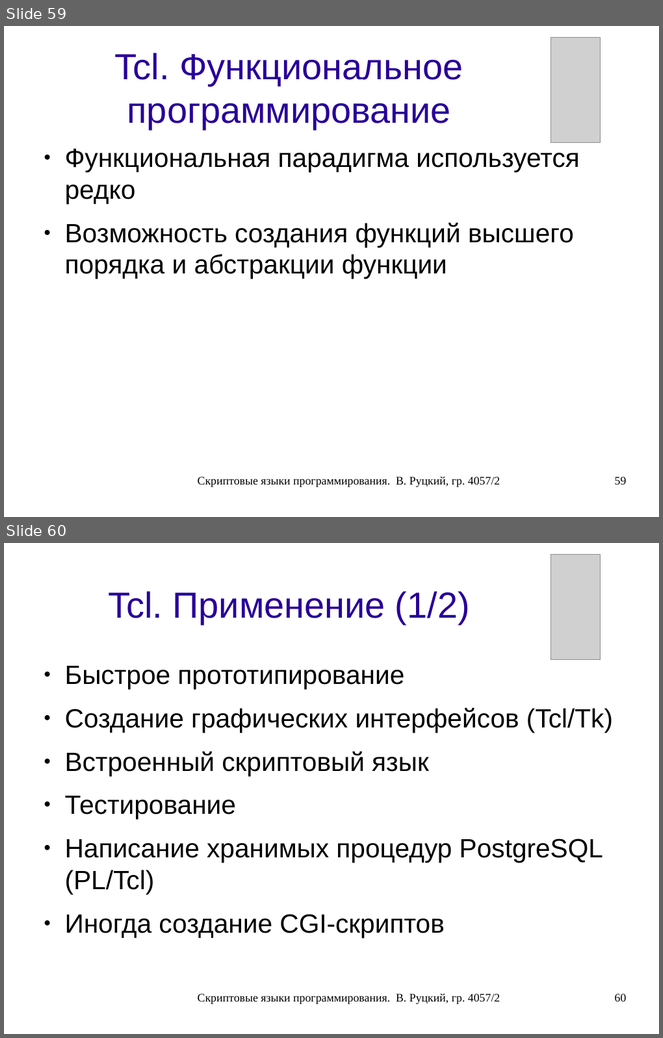
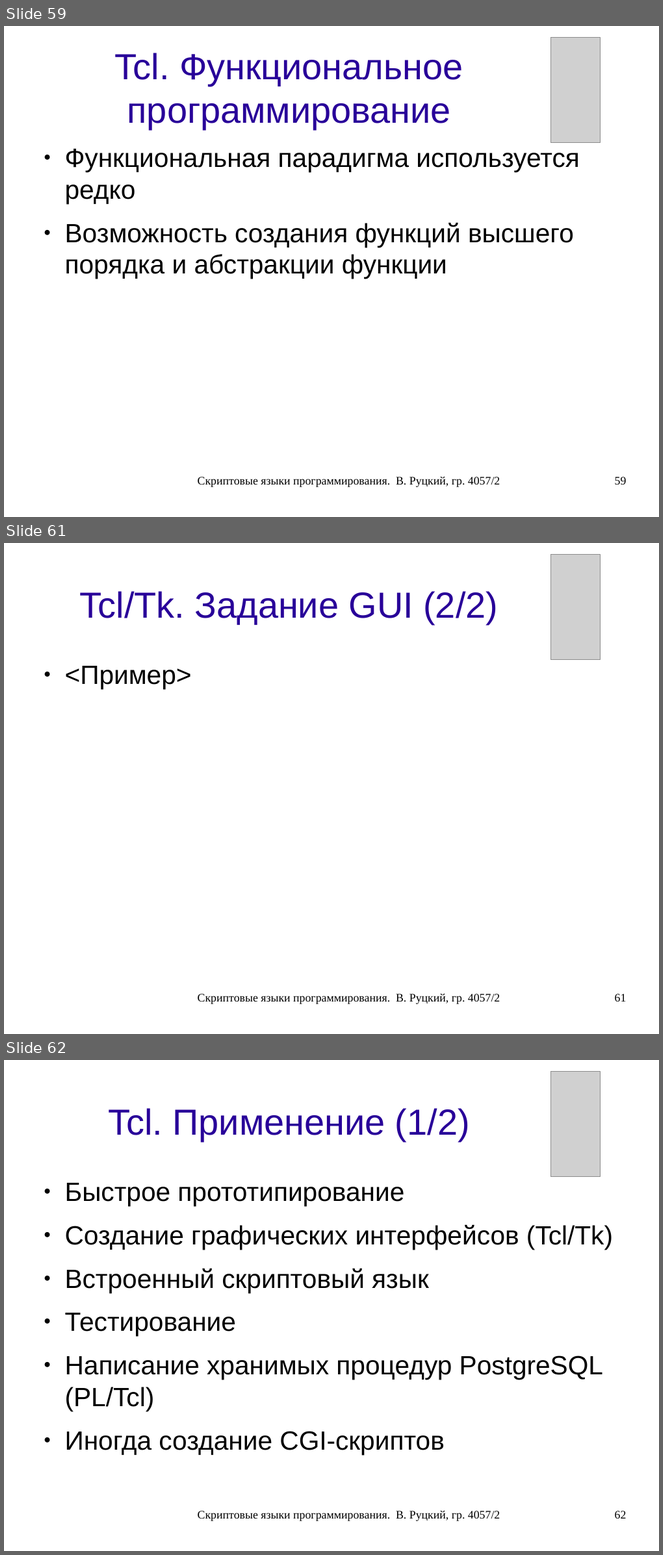
Before and after one commit to rutsky/semester07, a slide deck: Operation_systems/scripting_languages/40572_Rutsky_Scripting_languages.odp. Shown one above the other, each under a label of ours: slides 59 and 60 before the commit, slides 59, 61 and 62 after it; the slides between them are not shown. The pictures are 663x1038 and 663x1555 pixels, drawn with LibreOffice and Linux fonts; fonts in the diff are those of the drawing; grey boxes stand for pictures. Boxes give left, top, right and bottom in pixels: in the first picture for what was removed or moved away, otherwise in the second. Text is boxed around its words. In the diff, an @@ line names an element or a change of style, - is before the commit and + after.

```diff
--- a/Operation_systems/scripting_languages/40572_Rutsky_Scripting_languages.odp
+++ b/Operation_systems/scripting_languages/40572_Rutsky_Scripting_languages.odp
@@ slide 61 added at (x1=4, y1=543, x2=659, y2=1034), background #FFFFFF @@
@@ picture added at (x1=551, y1=555, x2=601, y2=660) @@
@@ title added at (x1=80, y1=591, x2=498, y2=624), 44 pt, text #280099 @@
+Tcl/Tk. Задание GUI (2/2)
@@ text added at (x1=65, y1=666, x2=192, y2=689), 32 pt, text #000000 @@
+● <Пример>
@@ text added at (x1=198, y1=993, x2=500, y2=1005), 14 pt, text #000000 @@
+Скриптовые языки программирования. В. Руцкий, гр. 4057/2
@@ page number added at (x1=615, y1=994, x2=627, y2=1002), 14 pt, text #000000 @@
+61
@@ what was slide 60 is now slide 62 @@
@@ page number at (x1=615, y1=1511, x2=627, y2=1519): text changed @@
-60
+62
```
Also in this commit, not shown: 3 slides changed, 1 other slide added, 1 other file.
